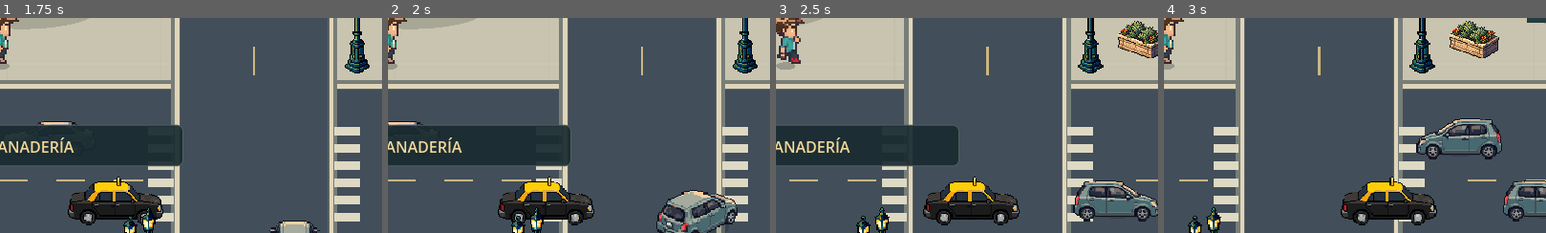
Above: before the commit, frames 1-4 (left to right).
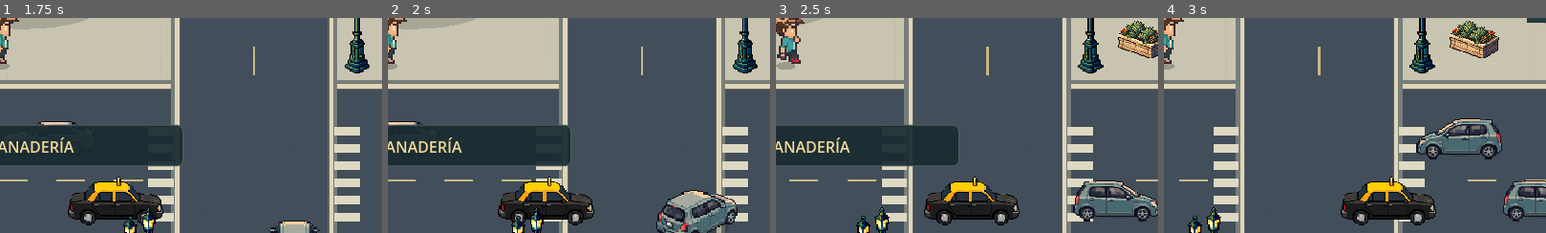
Above: after the commit, the same moments.

Repository: AgustinWojtyszyn/Life--simulador-de-vida
Game: Godot game, scene res://scenes/playground.tscn
The game is run twice, just before and just after one commit, with the same random seed, the same clock (stepped at 60 frames per second) and the same inputs. This scene is started directly instead of the project's main scene.
Inputs (mouse positions are % of the whole screen's width and height, from its top left):
- Up to frame 1 (1.75 s): move the mouse to (72, 45) at 0.52 s; hold D (move_right) 0.53-1.25 s; tap E (interact) at 0.6 s; click (72, 45) at 0.67 s; drag from (30, 55) to (45, 70) at 1.27 s
- Up to frame 2 (2 s): no input
- Up to frame 3 (2.5 s): move the mouse to (60, 28) at 2.02 s; hold D (move_right) from 2.03 s (still down); tap E (interact) at 2.1 s
- Up to frame 4 (3 s): release D (move_right) at 2.75 s; drag from (45, 70) to (20, 35) at 2.77 s
The pictures show only the part of the screen within x 50-100%, y 39-89%; the shares and areas given below are measured in that part.

Frame 1 is identical in both runs. In frame 2, 0.2% of the frame differs, in the area x 29-53%, y 76-97%; in frame 3, 0.3%; in frame 4, 0.3%, in the area x 47-72%, y 73-97%.

Commit message:
perf: cache traffic proximity and stop engine audio spam

Diff:
--- a/scripts/city_vehicle.gd
+++ b/scripts/city_vehicle.gd
@@ -27,7 +27,8 @@
 var visual_scale := 1.0
 var braking := BRAKING
 var braking_sound_active := false
-var engine_sound_clock := 0.0
+var proximity_clock := 0.0
+var cached_gap := 99999.0
 
 const CATEGORIES := {
 	"colectivo": {"speed": 158.0, "acceleration": 36.0, "braking": 155.0, "half_length": 55.0},
@@ -137,8 +138,15 @@
 	return maxf(0.0, gap)
 
 func _physics_process(delta: float) -> void:
-	engine_sound_clock = maxf(0.0, engine_sound_clock - delta)
-	var gap := free_distance()
+	# Proximity scans are the expensive part of traffic AI: each vehicle checks
+	# every other vehicle and resident. Reuse the result for a few physics ticks,
+	# especially when the car is far from the player.
+	proximity_clock -= delta
+	if proximity_clock <= 0.0:
+		cached_gap = free_distance()
+		var near_player := is_instance_valid(player) and position.distance_squared_to(player.position) < 900.0 * 900.0
+		proximity_clock = 0.05 if near_player else 0.16
+	var gap := cached_gap
 	var desired := cruise_speed * (0.8 if WeatherSystem.state == "rain" else 1.0)
 	if not route_points.is_empty():
 		# Brake before the arc instead of rotating the artwork after a hard turn.
@@ -149,9 +157,8 @@
 	if braking_now and not braking_sound_active:
 		AudioSystem.play_sfx("brake", position)
 	braking_sound_active = braking_now
-	if is_instance_valid(player) and current_speed > 45.0 and engine_sound_clock <= 0.0 and position.distance_to(player.position) < 420.0 and get_index() % 2 == 0:
-		AudioSystem.play_sfx("engine", position)
-		engine_sound_clock = 1.5 + float(get_index() % 3) * 0.28
+	# Do not spawn periodic per-car engine clips. A cluster of nearby vehicles
+	# used to create a machine-gun-like audio pattern and unnecessary audio nodes.
 	current_speed = move_toward(current_speed, safe_speed, (braking if current_speed > safe_speed else driver_acceleration) * delta)
 	var step := minf(current_speed * delta, gap)
 	var previous := position
